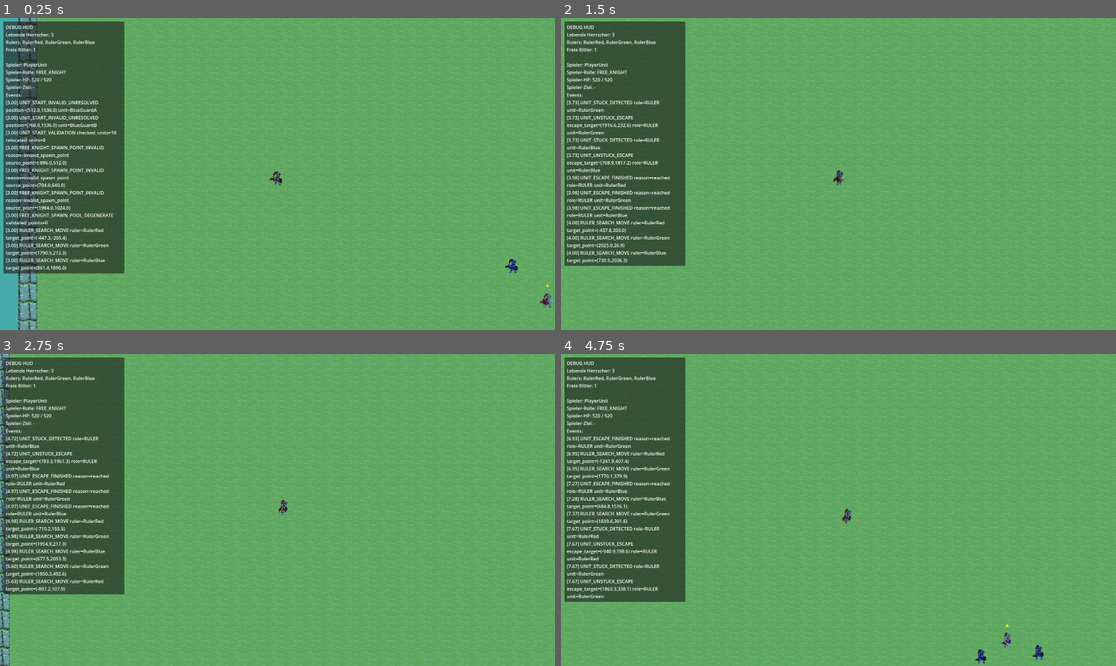
Above: before the commit, frames 1-4 (two rows, left to right).
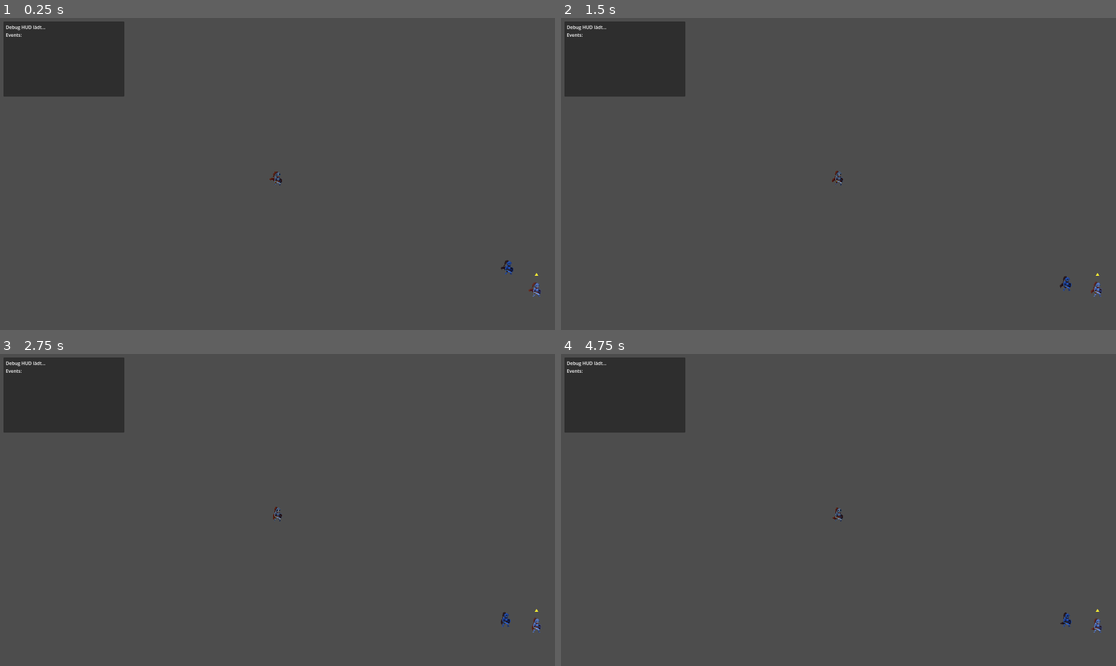
Above: after the commit, the same moments.

Repository: cblab/kingslayer
Game: Godot game, scene res://scenes/Main.tscn
The game is run twice, just before and just after one commit, with the same random seed, the same clock (stepped at 60 frames per second) and the same inputs.
Inputs (mouse positions are in pixels of both pictures, inside the frame that each line leads up to):
- Up to frame 1 (0.25 s): no input
- Up to frame 2 (1.5 s): move the mouse to (960, 158) at 0.52 s; click (960, 158) at 0.67 s; move the mouse to (727, 189) at 1.27 s; click (727, 189) at 1.42 s
- Up to frame 3 (2.75 s): move the mouse to (333, 441) at 2.02 s; click (333, 441) at 2.17 s
- Up to frame 4 (4.75 s): move the mouse to (810, 572) at 2.77 s; click (810, 572) at 2.92 s; move the mouse to (1005, 556) at 3.52 s; click (1005, 556) at 3.67 s; move the mouse to (672, 463) at 4.27 s; click (672, 463) at 4.42 s

The runs differ from the first frame. In frame 1, 93% of the frame differs, in the area x 0-100%, y 0-100%; in frame 2, 93%; in frame 3, 93%; in frame 4, 93%.
Error after the commit: Parse Error: Cannot infer the type of "desired" variable because the value doesn't have a set type. (res://scripts/world.gd:690)

Commit message:
Hook starts spawns and ruler search bounds to tile arena

Diff:
--- a/scripts/world.gd
+++ b/scripts/world.gd
@@ -22,6 +22,8 @@
 var _spawn_rng := RandomNumberGenerator.new()
 var _map_layers_ready_logged: bool = false
 var _environment_tileset_state_logged: bool = false
+var _arena_walkable_cells: Array[Vector2i] = []
+var _arena_walkable_rect: Rect2 = Rect2()
 
 const _FREE_KNIGHT_SCENE: PackedScene = preload("res://scenes/units/Unit.tscn")
 const _SPAWN_POINT_DUPLICATE_EPSILON: float = 8.0
@@ -41,6 +43,17 @@
 const _ENV_SOURCE_TERRAIN := 200
 const _ENV_SOURCE_SHADOW := 300
 const _TEST_MAP_VERSION := "tile_arena_v1"
+const _START_ANCHOR_PLAYER := "player"
+const _START_ANCHOR_RULER_RED := "ruler_red"
+const _START_ANCHOR_RULER_GREEN := "ruler_green"
+const _START_ANCHOR_RULER_BLUE := "ruler_blue"
+const _GUARD_NEARBY_OFFSETS := [
+	Vector2(-92.0, 92.0),
+	Vector2(92.0, 92.0),
+	Vector2(-92.0, -92.0),
+	Vector2(92.0, -92.0),
+]
+const _ARENA_BOUND_MARGIN := 32.0
 const _MAP_LAYER_CONFIGS := [
 	{"name": "Water", "z_index": 0, "y_sort_enabled": false, "y_sort_origin": 0},
 	{"name": "Ground", "z_index": 10, "y_sort_enabled": false, "y_sort_origin": 0},
@@ -57,6 +70,8 @@
 	_spawn_rng.randomize()
 	_periodic_spawn_cooldown = periodic_free_knight_spawn_interval
 	_setup_map_infrastructure()
+	_refresh_arena_walkable_space()
+	_apply_start_anchors_to_core_units()
 	_snap_initial_units_to_walkable_ground()
 	_prepare_periodic_free_knight_spawn_points()
 	_stabilize_world_state()
@@ -602,6 +617,112 @@
 		tile_ref.get("atlas_coords", Vector2i(-1, -1)),
 		int(tile_ref.get("alternative_tile", 0))
 	)
+
+func _refresh_arena_walkable_space() -> void:
+	_arena_walkable_cells.clear()
+	var layers := _ensure_map_layers()
+	var ground_layer := layers.get("Ground", null) as TileMapLayer
+	if ground_layer == null:
+		ruler_search_bounds = Rect2()
+		return
+
+	for cell in ground_layer.get_used_cells():
+		if _is_walkable_cell(cell):
+			_arena_walkable_cells.append(cell)
+
+	if _arena_walkable_cells.is_empty():
+		ruler_search_bounds = Rect2()
+		log_event("ARENA_WALKABLE_SPACE_EMPTY", {})
+		return
+
+	var min_cell := _arena_walkable_cells[0]
+	var max_cell := _arena_walkable_cells[0]
+	for cell in _arena_walkable_cells:
+		min_cell.x = mini(min_cell.x, cell.x)
+		min_cell.y = mini(min_cell.y, cell.y)
+		max_cell.x = maxi(max_cell.x, cell.x)
+		max_cell.y = maxi(max_cell.y, cell.y)
+
+	var origin := Vector2(min_cell.x * _ENV_TILE_SIZE.x, min_cell.y * _ENV_TILE_SIZE.y)
+	var size := Vector2(
+		((max_cell.x - min_cell.x) + 1) * _ENV_TILE_SIZE.x,
+		((max_cell.y - min_cell.y) + 1) * _ENV_TILE_SIZE.y
+	)
+	_arena_walkable_rect = Rect2(origin, size)
+	ruler_search_bounds = _arena_walkable_rect.grow(_ARENA_BOUND_MARGIN)
+	log_event("ARENA_WALKABLE_SPACE_READY", {
+		"walkable_cells": _arena_walkable_cells.size(),
+		"search_bounds": ruler_search_bounds,
+	})
+
+func _apply_start_anchors_to_core_units() -> void:
+	if _arena_walkable_cells.is_empty():
+		return
+
+	var anchor_points := {
+		_START_ANCHOR_PLAYER: _resolve_anchor_point(Vector2(0.50, 0.70)),
+		_START_ANCHOR_RULER_RED: _resolve_anchor_point(Vector2(0.22, 0.42)),
+		_START_ANCHOR_RULER_GREEN: _resolve_anchor_point(Vector2(0.78, 0.42)),
+		_START_ANCHOR_RULER_BLUE: _resolve_anchor_point(Vector2(0.50, 0.83)),
+	}
+
+	_assign_unit_to_anchor(get_node_or_null("PlayerUnit") as Unit, anchor_points.get(_START_ANCHOR_PLAYER, Vector2.INF), "PLAYER")
+
+	var ruler_red := get_node_or_null("RulerRed") as Unit
+	_assign_unit_to_anchor(ruler_red, anchor_points.get(_START_ANCHOR_RULER_RED, Vector2.INF), "RULER_RED")
+	_assign_guards_near_ruler(ruler_red, ["RedGuardA", "RedGuardB"])
+
+	var ruler_green := get_node_or_null("RulerGreen") as Unit
+	_assign_unit_to_anchor(ruler_green, anchor_points.get(_START_ANCHOR_RULER_GREEN, Vector2.INF), "RULER_GREEN")
+	_assign_guards_near_ruler(ruler_green, ["GreenGuardA", "GreenGuardB"])
+
+	var ruler_blue := get_node_or_null("RulerBlue") as Unit
+	_assign_unit_to_anchor(ruler_blue, anchor_points.get(_START_ANCHOR_RULER_BLUE, Vector2.INF), "RULER_BLUE")
+	_assign_guards_near_ruler(ruler_blue, ["BlueGuardA", "BlueGuardB"])
+
+func _assign_guards_near_ruler(ruler: Unit, guard_names: Array[String]) -> void:
+	if not _is_valid_live_unit(ruler):
+		return
+	for index in range(guard_names.size()):
+		var guard := get_node_or_null(guard_names[index]) as Unit
+		if guard == null:
+			continue
+		var desired := ruler.global_position + _GUARD_NEARBY_OFFSETS[index % _GUARD_NEARBY_OFFSETS.size()]
+		var resolved := _resolve_valid_spawn_point(desired)
+		if resolved == Vector2.INF:
+			resolved = _find_nearest_walkable_world_point(ruler.global_position, 8)
+		if resolved == Vector2.INF:
+			continue
+		guard.global_position = resolved
+
+func _assign_unit_to_anchor(unit: Unit, anchor: Vector2, anchor_name: String) -> void:
+	if unit == null or anchor == Vector2.INF:
+		return
+	unit.global_position = anchor
+	log_event("UNIT_START_ANCHORED", {
+		"unit": unit.name,
+		"anchor": anchor_name,
+		"position": anchor,
+	})
+
+func _resolve_anchor_point(normalized_position: Vector2) -> Vector2:
+	if _arena_walkable_rect.size == Vector2.ZERO:
+		return Vector2.INF
+	var raw := Vector2(
+		lerpf(_arena_walkable_rect.position.x + _ENV_TILE_SIZE.x, _arena_walkable_rect.end.x - _ENV_TILE_SIZE.x, clampf(normalized_position.x, 0.0, 1.0)),
+		lerpf(_arena_walkable_rect.position.y + _ENV_TILE_SIZE.y, _arena_walkable_rect.end.y - _ENV_TILE_SIZE.y, clampf(normalized_position.y, 0.0, 1.0))
+	)
+	return _resolve_valid_spawn_point(raw)
+
+func _get_default_periodic_spawn_anchors() -> Array[Vector2]:
+	var anchors: Array[Vector2] = []
+	if _arena_walkable_cells.is_empty():
+		return anchors
+	for normalized in [Vector2(0.14, 0.52), Vector2(0.86, 0.52), Vector2(0.38, 0.20), Vector2(0.62, 0.86)]:
+		var anchor := _resolve_anchor_point(normalized)
+		if anchor != Vector2.INF:
+			anchors.append(anchor)
+	return anchors
 
 func _world_to_cell(world_position: Vector2) -> Vector2i:
 	return Vector2i(
@@ -1005,7 +1126,9 @@
 
 	var spawn_anchor := _validated_periodic_free_knight_spawn_points[_spawn_rng.randi_range(0, _validated_periodic_free_knight_spawn_points.size() - 1)]
 	var jitter := Vector2.RIGHT.rotated(_spawn_rng.randf_range(0.0, TAU)) * _spawn_rng.randf_range(0.0, _SPAWN_JITTER_RADIUS)
-	var spawn_point := _clamp_to_ruler_search_bounds(spawn_anchor + jitter)
+	var spawn_point := _resolve_valid_spawn_point(spawn_anchor + jitter)
+	if spawn_point == Vector2.INF:
+		spawn_point = spawn_anchor
 
 	var spawned_node := _FREE_KNIGHT_SCENE.instantiate()
 	if not (spawned_node is Unit):
@@ -1030,23 +1153,36 @@
 	_validated_periodic_free_knight_spawn_points = PackedVector2Array()
 
 	for source_point in periodic_free_knight_spawn_points:
-		var validated_spawn_point := _resolve_valid_spawn_point(source_point)
-		if validated_spawn_point == Vector2.INF:
-			log_event("FREE_KNIGHT_SPAWN_POINT_INVALID", {
-				"reason": "invalid_spawn_point",
-				"source_point": source_point,
-			})
-			continue
-		if _is_spawn_point_near_duplicate(_validated_periodic_free_knight_spawn_points, validated_spawn_point):
-			continue
-		if _is_spawn_point_too_close(_validated_periodic_free_knight_spawn_points, validated_spawn_point):
-			continue
-		_validated_periodic_free_knight_spawn_points.append(validated_spawn_point)
+		_try_register_spawn_point(source_point, "configured")
+
+	for fallback_anchor in _get_default_periodic_spawn_anchors():
+		_try_register_spawn_point(fallback_anchor, "arena_anchor")
+		if _validated_periodic_free_knight_spawn_points.size() >= _SPAWN_POINT_MIN_POOL_SIZE:
+			break
 
 	if _validated_periodic_free_knight_spawn_points.size() < _SPAWN_POINT_MIN_POOL_SIZE:
 		log_event("FREE_KNIGHT_SPAWN_POOL_DEGENERATE", {
 			"validated_points": _validated_periodic_free_knight_spawn_points.size(),
 		})
+	else:
+		log_event("FREE_KNIGHT_SPAWN_POOL_READY", {
+			"validated_points": _validated_periodic_free_knight_spawn_points.size(),
+		})
+
+func _try_register_spawn_point(source_point: Vector2, source_kind: String) -> void:
+	var validated_spawn_point := _resolve_valid_spawn_point(source_point)
+	if validated_spawn_point == Vector2.INF:
+		log_event("FREE_KNIGHT_SPAWN_POINT_INVALID", {
+			"reason": "invalid_spawn_point",
+			"source_kind": source_kind,
+			"source_point": source_point,
+		})
+		return
+	if _is_spawn_point_near_duplicate(_validated_periodic_free_knight_spawn_points, validated_spawn_point):
+		return
+	if _is_spawn_point_too_close(_validated_periodic_free_knight_spawn_points, validated_spawn_point):
+		return
+	_validated_periodic_free_knight_spawn_points.append(validated_spawn_point)
 
 func _is_spawn_point_near_duplicate(points: PackedVector2Array, candidate: Vector2) -> bool:
 	for point in points:
@@ -1061,11 +1197,13 @@
 	return false
 
 func _resolve_valid_spawn_point(raw_spawn_point: Vector2) -> Vector2:
+	if _arena_walkable_cells.is_empty():
+		return Vector2.INF
 	if not ruler_search_bounds.has_point(raw_spawn_point):
-		return Vector2.INF
+		raw_spawn_point = _clamp_to_ruler_search_bounds(raw_spawn_point)
 	if _is_walkable_world_point(raw_spawn_point):
 		return raw_spawn_point
-	return _find_nearest_walkable_world_point(raw_spawn_point, 12)
+	return _find_nearest_walkable_world_point(raw_spawn_point, 18)
 
 func _transfer_ruler_identity(dead_ruler: Unit, successor: Unit) -> void:
 	if not _is_valid_live_unit(dead_ruler):
